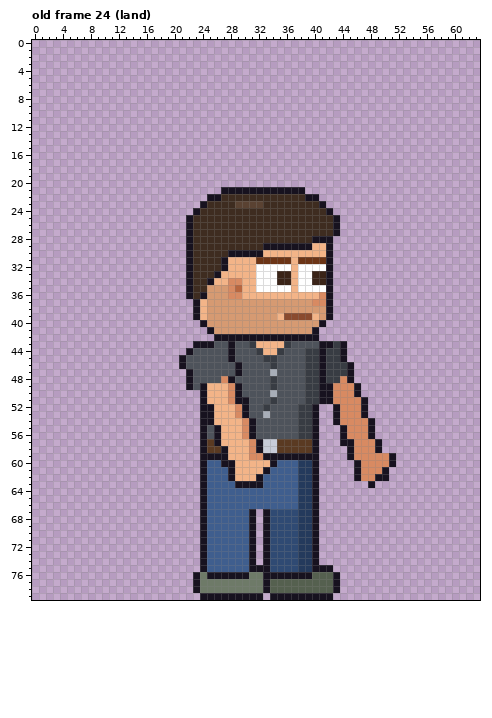
Pixel-art file: sprites/staff/site_alan_right_anim.aseprite. Above is the file before it was changed.
64x80 pixels, 123 frames. Colours within 5 levels of each other are drawn and written as one. Shown: old frame 24 (land). The commit also changed other frames, which this record leaves out.
The same view after the edit:
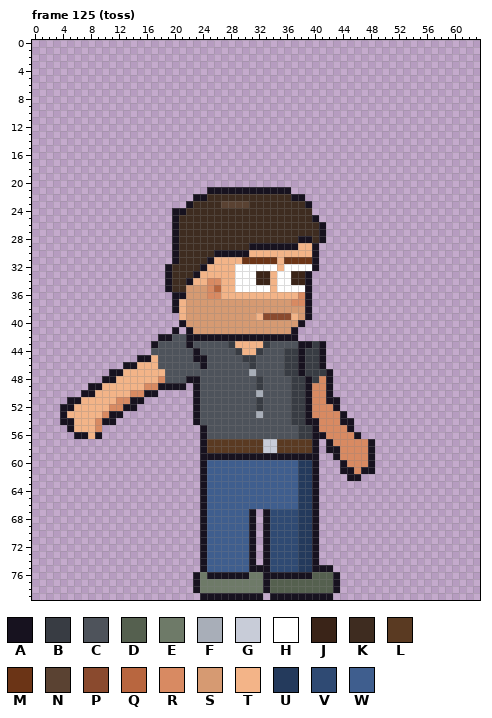
Palette (. is transparent): A #17121f  B #383c43  C #4e535b  D #55604f  E #6e7a68  F #a8aeb8  G #c8ccd8  H #ffffff  J #3a2418  K #3e2c20  L #5a3a22  M #6b3416  N #5a4232  P #8a4a2e  Q #b8663f  R #d88a62  S #d69a72  T #f3b488  U #243a5c  V #2f4a73  W #3f5e8e
A new or re-ordered frame is compared with the old frame closest to it.
What changed:
frames 123 -> 129
Frame 125 (toss) is new; against old frame 24 (land):
y 21: x 25..26 .. -> AA; x 37..38 AA -> ..
y 22: x 23..26 ..AA -> AAKK; x 37..40 KKAA -> AA..
y 23: x 22..24 ..A -> AKK; x 27..28 KK -> NN; x 31..32 NN -> KK; x 39..41 KKA -> A..
y 24: x 20..23 ...A -> AAKK; x 40..42 KKA -> ...
y 25: x 20..22 ..A -> AKK; x 40..43 KKKA -> A...
y 26..27: x 20..22 ..A -> AKK; x 41..43 KKA -> A..
y 28: x 20..22 ..A -> AKK; x 38..40 KKA -> AAK; x 42 A -> .
y 29: x 20..22 ..A -> AKK; x 31..32 KK -> AA; x 38..42 AATTA -> TTA..
y 30: x 20..22 ..A -> AKK; x 26..27 KK -> AA; x 31..32 AA -> TT; x 40..42 TTA -> A..
y 31: x 20..22 ..A -> AKK; x 25..27 KKA -> ATT; x 30..31 TT -> MM; x 35 M -> T; x 37 T -> M; x 40..42 MMA -> A..
y 32: x 19..22 ...A -> AKKK; x 24..27 KKKA -> ATTT; x 29..31 TTT -> HHH; x 35 H -> T; x 37 T -> H; x 40..42 HHA -> A..
y 33: x 19..26 ...AKKKA -> AKKKATTT; x 29..42 TTTHHHJJTHHJJA -> HHHJJTHHJJA...
y 34: x 19..21 ... -> AKK; x 23..26 KKAT -> TTRR; x 28..42 RRTTHHHJJTHHJJA -> THHHJJTHHJJA...
y 35: x 19..31 ...AKKSSSRQTT -> AKKSSSRQTTHHH; x 34 H -> T; x 37 T -> H; x 39..42 HHHA -> A...
y 36: x 20..29 ..AKASSSRR -> AASSSRRTTT; x 38..42 TTTRA -> RA...
y 37: x 20..24 ...AT -> ATSSS; x 37..42 SSSRRA -> RRA...
y 38: x 20..24 ...AT -> ATSSS; x 39..42 SSSA -> A...
y 39: x 21..24 ..AT -> TSSS; x 32..35 SSST -> TPPP; x 37..42 PPPTSA -> TSA...
y 40: x 21..24 ...A -> ASSS; x 38..41 SSSA -> A...
y 41: x 20 . -> A; x 22..25 ...A -> ASSS; x 37..40 SSSA -> A...
y 42: x 18..25 ........ -> AACCAAAA; x 38..40 AAA -> ...
y 43: x 17..25 ......AAA -> ACCCCACCC; x 28..31 ACCB -> BTTT; x 33..36 TTTB -> BCCC; x 38..40 CCC -> AAB; x 42..44 ABA -> ...
y 44: x 17..23 .....AC -> CCCCCCA; x 28..31 ACCC -> CBTT; x 33..38 TTBCCC -> CCCBBA; x 42..44 BBA -> ...
y 45: x 15..21 ......A -> AATCCCC; x 23..24 CC -> AA; x 28 A -> C; x 30..31 CC -> BB; x 33..34 BB -> CC; x 36..38 CCC -> BBA; x 42..44 BBA -> ...
y 46: x 13..21 ........A -> AATTTCCCC; x 24 C -> A; x 29 A -> C; x 31 C -> B; x 34 B -> C; x 36..38 CCC -> BBA; x 42..45 BBBA -> ....
y 47: x 11..22 ...........A -> AATTTTTTCCCC; x 29 A -> C; x 31 C -> F; x 34 F -> C; x 36..38 CCC -> BBA; x 41..45 ABBBA -> BA...
y 48: x 10..21 ............ -> AATTTTTTRCCC; x 23 C -> A; x 27..28 RA -> CC; x 32 C -> B; x 34 B -> C; x 37..39 CCB -> BBA; x 41..45 ABBRA -> RA...
y 49: x 8..29 ..............ACATTTRA -> AATTTTTTRRAAAA.ACCCCCC; x 32 C -> B; x 34 B -> C; x 37..41 CCBBA -> BBARR; x 43..46 RRRA -> ....
y 50: x 7..17 ........... -> AATTTTTRRAA; x 23..29 .ATTTRA -> ACCCCCC; x 32 C -> F; x 34 F -> C; x 37..41 CCBBA -> BBARR; x 43..46 RRRA -> ....
y 51: x 5..15 ........... -> AATTTTTRRAA; x 23..30 .ATTTRAA -> ACCCCCCC; x 32 C -> B; x 34 B -> C; x 37..41 CCBBA -> BBARR; x 43..47 RRRRA -> A....
y 52: x 4..14 ........... -> AATTTTTRRAA; x 23..30 .AATTTRA -> ACCCCCCC; x 32..33 CB -> BC; x 37 C -> B; x 39..42 BA.. -> ARRR; x 44..47 RRRA -> ....
y 53: x 4..12 ......... -> ATTTTTRAA; x 23..30 .AATTTRA -> ACCCCCCC; x 32..33 CF -> FC; x 37 C -> B; x 39..47 BA..ARRRA -> ARRRRA...
y 54: x 4..11 ........ -> AATTTRAA; x 23..31 .AATTTTRA -> ACCCCCCCC; x 37 C -> B; x 39 B -> A; x 41..48 ..ARRRRA -> RRRAA...
y 55: x 5..9 ..... -> ATTTR; x 26..31 ATTTRA -> CCCCCC; x 41..48 ...ARRRA -> RRRRA...
y 56: x 6..9 .... -> AATA; x 26..31 ATTTRA -> CCCCCC; x 41..44 ...A -> ARRR; x 46..48 RRA -> A..
y 57: x 26..32 ATTTTRA -> LLLLLLL; x 42..45 ..AA -> ARRR; x 48..49 RA -> A.
y 58: x 27..32 ATTTRA -> LLLLLL; x 42..45 ...A -> AARR; x 48..49 RA -> A.
y 59: x 28..32 TTTRR -> AAAAA; x 43..45 ..A -> ARR; x 48..51 RRRA -> A...
y 60: x 27..34 AATTTTTA -> WWWWWWWW; x 44..46 ..A -> ARR; x 48..51 RRRA -> A...
y 61: x 28..33 ATTTTA -> WWWWWW; x 44..50 ..ARRRA -> AARAA..
y 62: x 28..32 ATTTA -> WWWWW; x 45 . -> A; x 47..50 RRAA -> ....
y 63: x 29..32 AAAA -> WWWW; x 48 A -> .
Pixel boxes of the changes (left, top, right, bottom) in both pictures:
changed: (60, 187, 396, 488)
